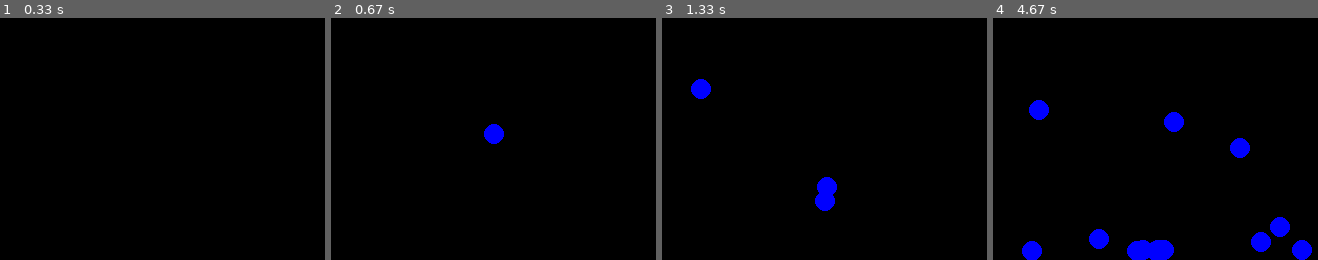
Above: before the commit, frames 1-4 (left to right).
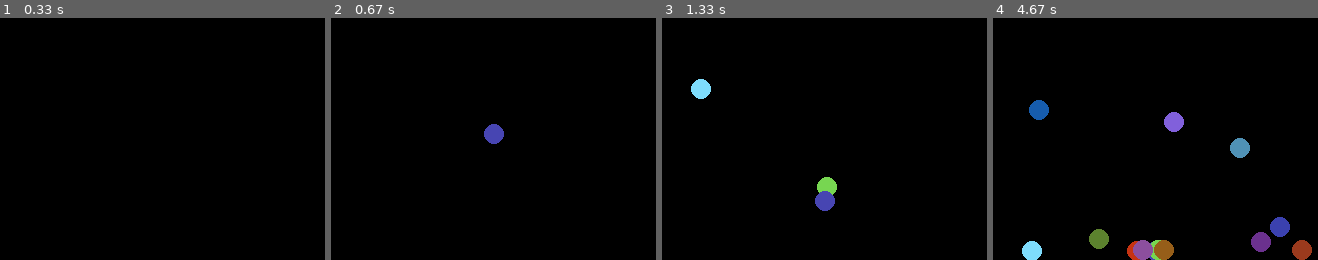
Above: after the commit, the same moments.

Repository: irina-turova/pygame-falling-circles
Game: pygame game, started from falling_balls.py
Two runs of this game, one before a commit and one after it. Both use one fixed random seed, a clock stepped at 60 frames per second and the inputs below.
Inputs (mouse positions are in pixels of both pictures, inside the frame that each line leads up to):
- Up to frame 1 (0.33 s): no input
- Up to frame 2 (0.67 s): click (493, 109) at 0.38 s
- Up to frame 3 (1.33 s): click (827, 129) at 0.72 s; click (701, 63) at 1.05 s
- Up to frame 4 (4.67 s): click (1301, 214) at 1.38 s; click (outside the picture) at 1.72 s; click (1136, 187) at 2.05 s; click (1142, 59) at 2.38 s; click (1100, 47) at 2.72 s; click (1259, 83) at 3.05 s; click (1279, 102) at 3.38 s; click (1240, 56) at 3.72 s; click (1038, 51) at 4.05 s; click (1175, 97) at 4.38 s

Frame 1 is identical in both runs. In frame 2, 0.4% of the frame differs, in the area x 47-54%, y 43-53%; in frame 3, 1.1%; in frame 4, 4.2%, in the area x 8-99%, y 33-100%.

Commit message:
Randomize circle color

Diff:
--- a/falling_balls.py
+++ b/falling_balls.py
@@ -7,7 +7,6 @@
 
 clock = pygame.time.Clock()
 
-circle_color = (0, 0, 255)
 circle_radius = 10
 pixels_per_second_speed = 100
 active_circles = set()
@@ -53,6 +52,13 @@
     active_circles = set(filter(lambda c: not is_fallen(c), active_circles))
 
 
+def get_random_color():
+    color = pygame.Color(0, 0, 0)
+    hsv = random.randint(0, 360), random.randint(50, 100), random.randint(50, 100)
+    color.hsva = hsv + (100,)
+    return color
+
+
 is_running = True
 while is_running:
     screen.fill((0, 0, 0))
@@ -62,7 +68,7 @@
             is_running = False
         if event.type == pygame.MOUSEBUTTONDOWN:
             print("button pressed", event.pos)
-            active_circles.add(Circle(event.pos, circle_color))
+            active_circles.add(Circle(event.pos, get_random_color()))
 
     screen.blit(baked_screen, (0, 0))
     draw_active_circles()
